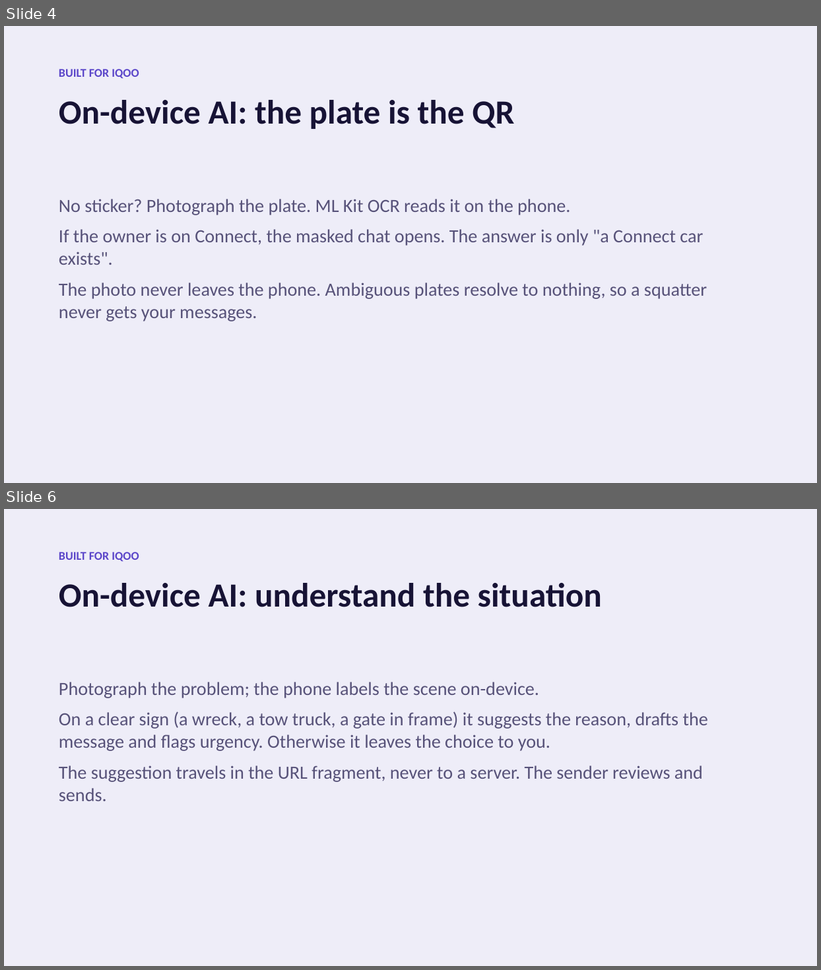
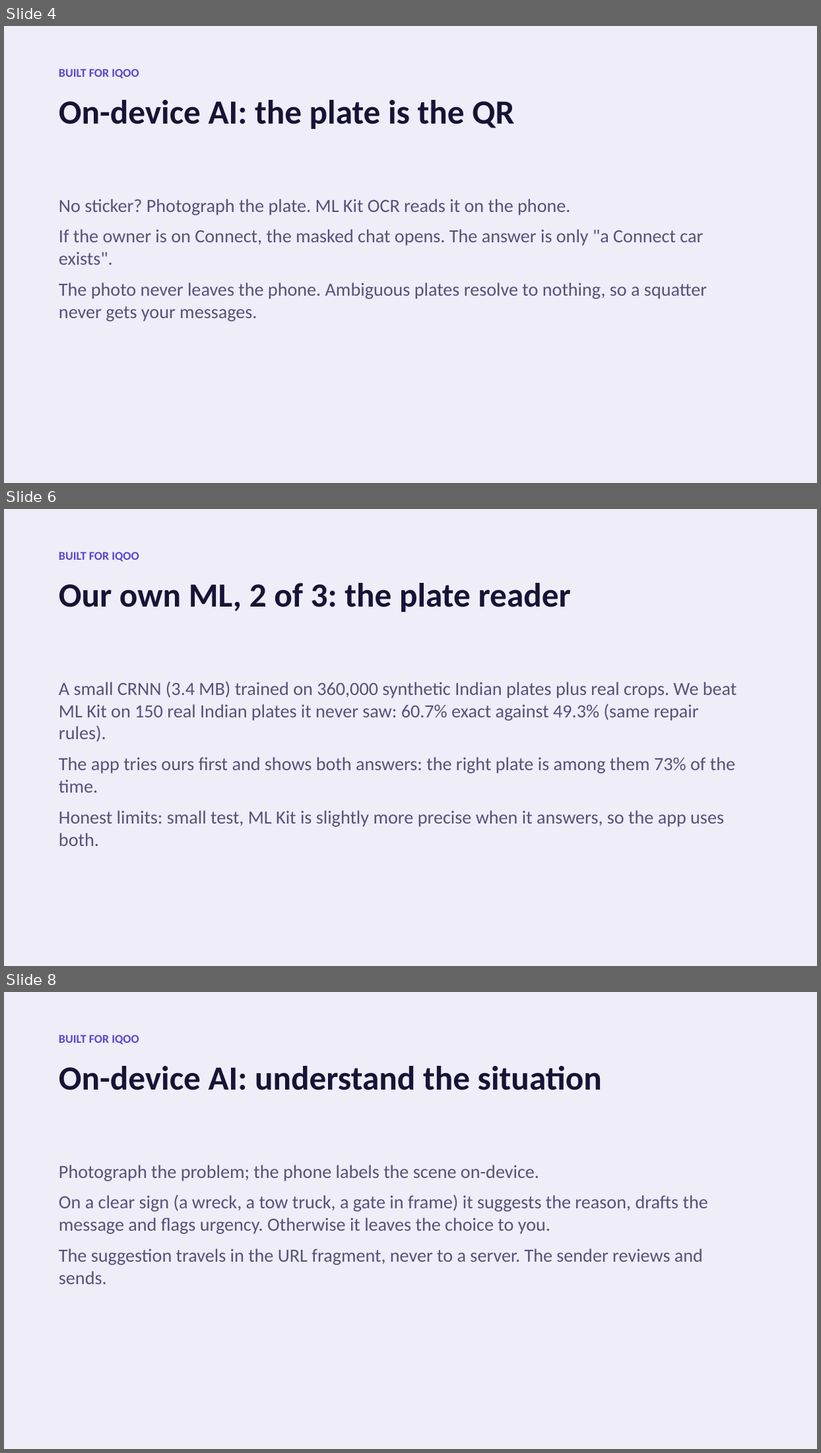
Before and after one commit to nikhilcherry/connect, a slide deck: docs/connect-iqoo-deck.pptx. Shown one above the other, each under a label of ours: slides 4 and 6 before the commit, slides 4, 6 and 8 after it; the slides between them are not shown. The pictures are 821x970 and 821x1453 pixels, drawn with LibreOffice and Linux fonts; fonts in the diff are those of the drawing. Boxes give left, top, right and bottom in pixels: in the first picture for what was removed or moved away, otherwise in the second. Text is boxed around its words. In the diff, an @@ line names an element or a change of style, - is before the commit and + after.

Commit message:
Deck: three slides for our own models with the real measured results

```diff
--- a/docs/connect-iqoo-deck.pptx
+++ b/docs/connect-iqoo-deck.pptx
@@ slide 6 added at (4,509,817,966), background #FFFFFF @@
@@ rectangle added at (4,509,817,966), fill #EEEDF8 @@
@@ text added at (59,552,139,562), 14 pt, text #5A45C9, bold @@
+BUILT FOR IQOO
@@ text added at (59,583,571,612), 40 pt, text #171335, bold @@
+Our own ML, 2 of 3: the plate reader
@@ text added at (59,681,737,846), 22 pt, text #575279 @@
+A small CRNN (3.4 MB) trained on 360,000 synthetic Indian plates plus real crops. We beat ML Kit on 150 real Indian plates it never saw: 60.7% exact against 49.3% (same repair rules).
+The app tries ours first and shows both answers: the right plate is among them 73% of the time.
+Honest limits: small test, ML Kit is slightly more precise when it answers, so the app uses both.
@@ what was slide 6 is now slide 8 @@
```
Also in this commit, not shown: 2 slides changed, 1 other slide added.
